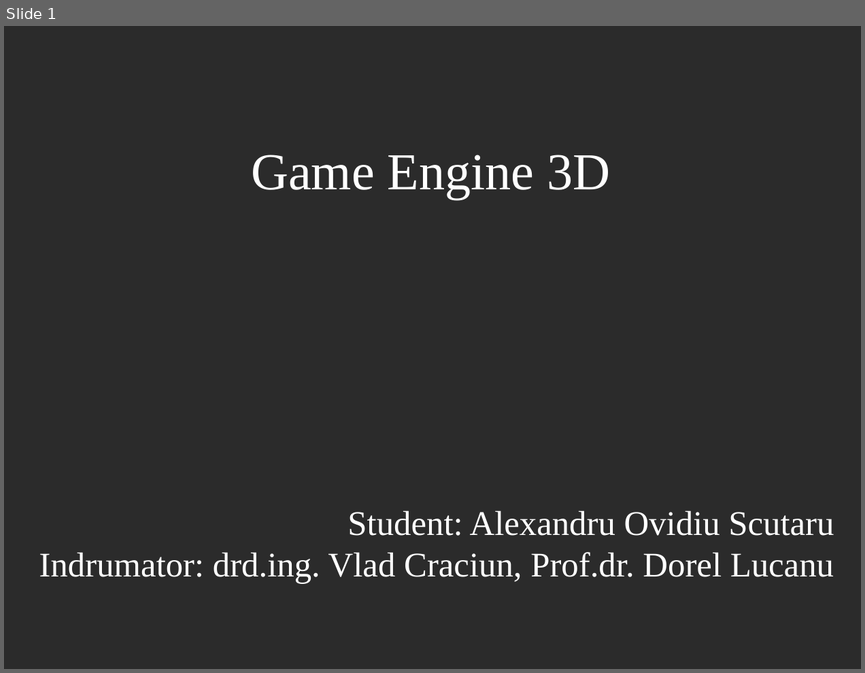
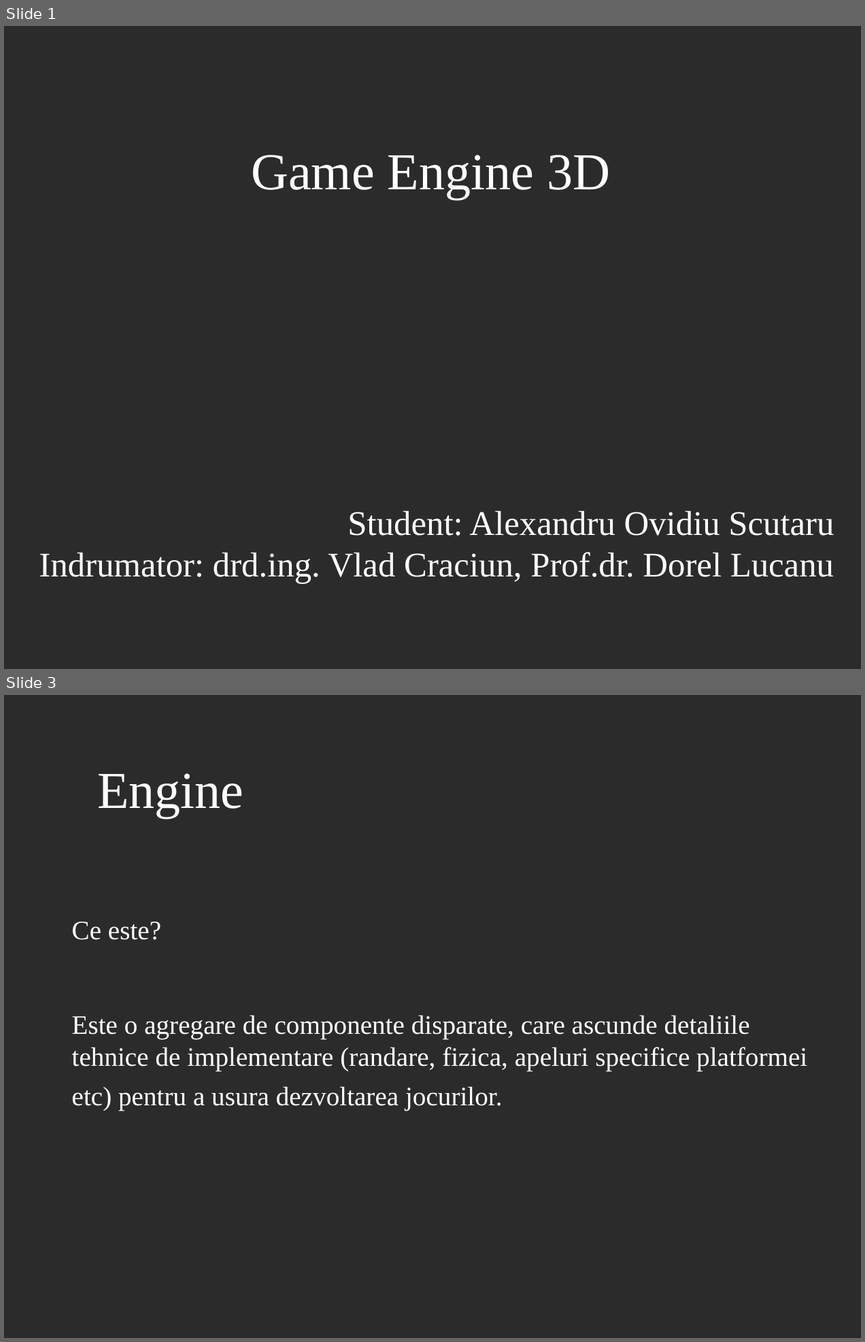
Before and after one commit to AlexandruScutaru/Licenta2019AlexandruOvidiuScutaru, a slide deck: GameEngine3D_prezentare.odp. Shown one above the other, each under a label of ours: slide 1 before the commit, slides 1 and 3 after it; the slides between them are not shown. The pictures are 865x673 and 865x1342 pixels, drawn with LibreOffice and Linux fonts; fonts in the diff are those of the drawing; background and template pictures are left out; a plain dark background stands for a picture behind light text. Boxes give left, top, right and bottom in pixels: in the first picture for what was removed or moved away, otherwise in the second. Text is boxed around its words. In the diff, an @@ line names an element or a change of style, - is before the commit and + after.

```diff
--- a/GameEngine3D_prezentare.odp
+++ b/GameEngine3D_prezentare.odp
@@ slide 3 added at box(4, 695, 861, 1338), background picture (left out) @@
@@ title added at box(97, 773, 244, 818), 48 pt, text #FFFFFF @@
+Engine
@@ text added at box(72, 921, 807, 1110), 24.7 pt, text #FFFFFF @@
+Ce este?
+Este o agregare de componente disparate, care ascunde detaliile tehnice de implementare (randare, fizica, apeluri specifice platformei etc) pentru a usura dezvoltarea jocurilor.
```
Also in this commit, not shown: 1 slide changed, 16 other slides added, 13 slides removed.
